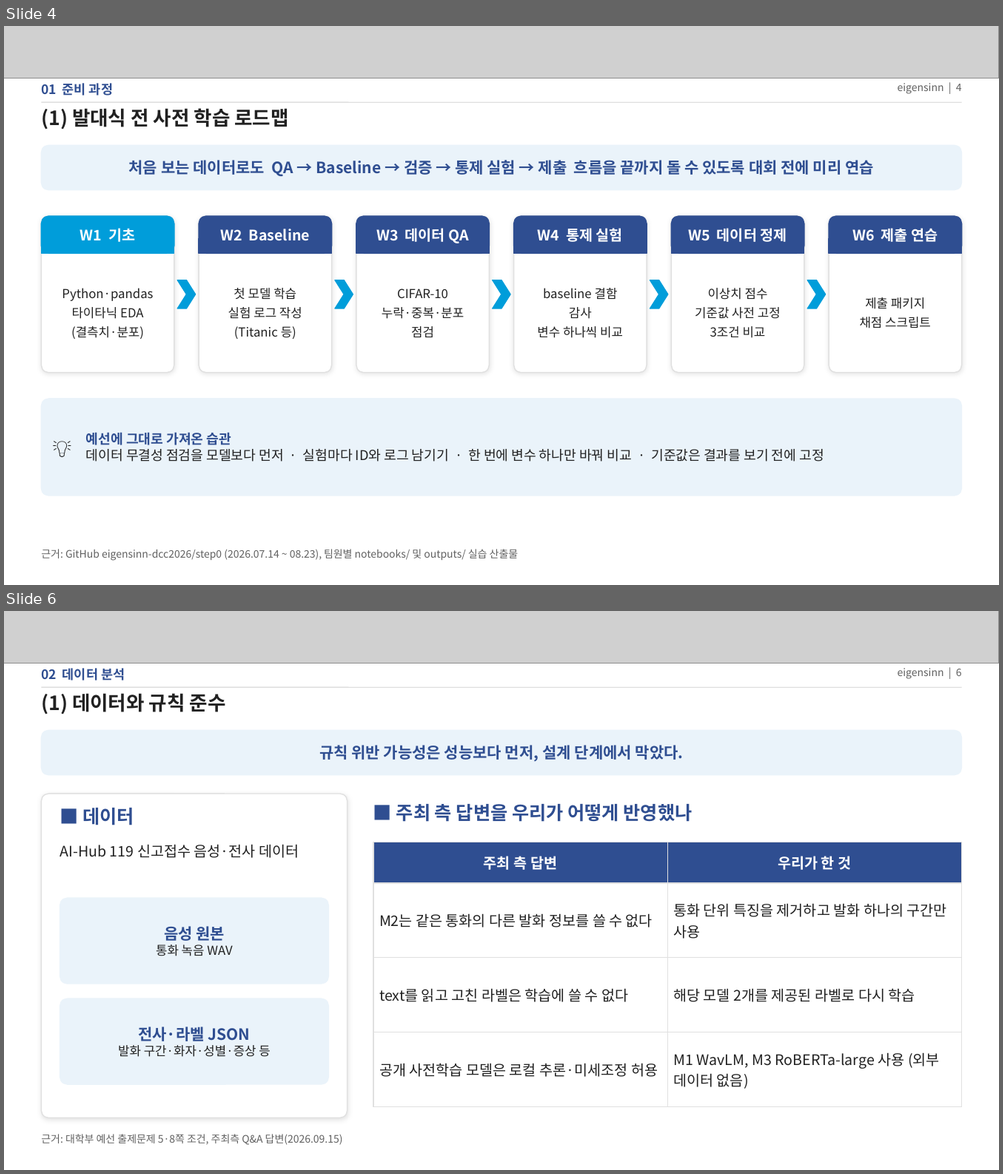
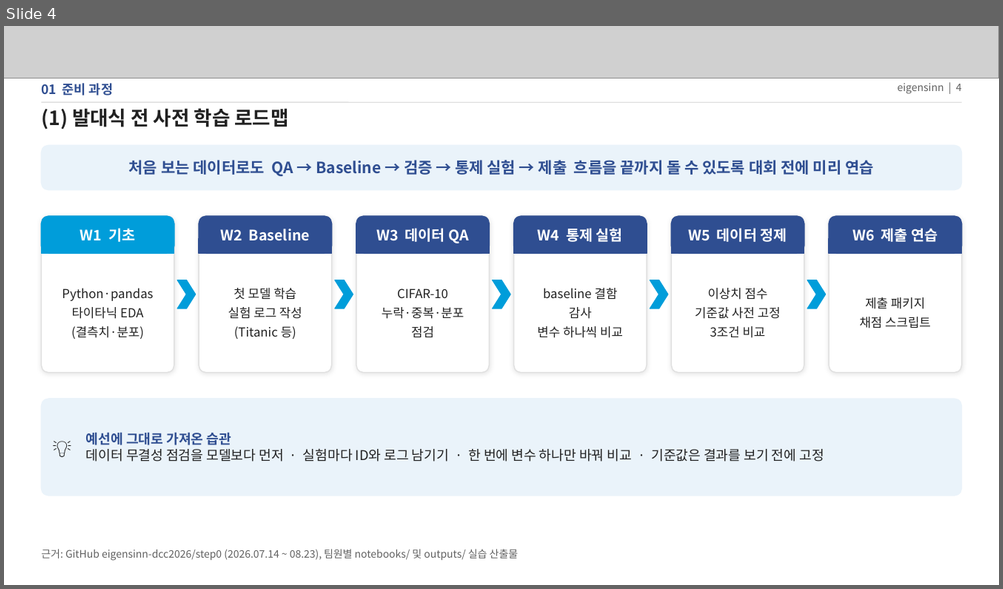
Before and after one commit to eigensinn-dcc2026/prelim, a slide deck: ppt/DCC2026_예선_결과정리.pptx. Shown one above the other, each under a label of ours: slides 4 and 6 before the commit, slide 4 after it; the slides between them are not shown. The pictures are 1003x1174 and 1003x589 pixels, drawn with LibreOffice and Linux fonts; fonts in the diff are those of the drawing; grey boxes stand for pictures. Boxes give left, top, right and bottom in pixels: in the first picture for what was removed or moved away, otherwise in the second. Text is boxed around its words. In the diff, an @@ line names an element or a change of style, - is before the commit and + after.

```diff
--- a/ppt/DCC2026_예선_결과정리.pptx
+++ b/ppt/DCC2026_예선_결과정리.pptx
@@ slide 6 removed at <box>4,611,999,1170</box>, background #FFFFFF @@
@@ picture removed at <box>4,611,999,664</box> @@
@@ text removed at <box>41,668,125,681</box> @@
-02 데이터 분석
@@ text removed at <box>897,668,962,679</box> @@
-eigensinn | 6
@@ line removed from (41, 687) to (962, 687) @@
@@ text removed at <box>41,693,226,715</box> @@
-(1) 데이터와 규칙 준수
@@ rounded rectangle removed at <box>41,730,962,775</box> @@
@@ text removed at <box>319,745,683,761</box> @@
-규칙 위반 가능성은 성능보다 먼저, 설계 단계에서 막았다.
@@ rounded rectangle removed at <box>41,794,347,1119</box> @@
@@ text removed at <box>82,808,134,826</box> @@
-■ 데이터
@@ text removed at <box>396,804,692,822</box> @@
-■ 주최 측 답변을 우리가 어떻게 반영했나
@@ text removed at <box>60,844,299,858</box> @@
-AI-Hub 119 신고접수 음성·전사 데이터
@@ table removed at <box>373,843,962,1092</box>, 4 rows, 2 columns @@
-주최 측 답변 | 우리가 한 것
-M2는 같은 통화의 다른 발화 정보를 쓸 수 없다 | 통화 단위 특징을 제거하고 발화 하나의 구간만 사용
-text를 읽고 고친 라벨은 학습에 쓸 수 없다 | 해당 모델 2개를 제공된 라벨로 다시 학습
-공개 사전학습 모델은 로컬 추론·미세조정 허용 | M1 WavLM, M3 RoBERTa-large 사용 (외부 데이터 없음)
@@ rounded rectangle removed at <box>60,898,329,984</box> @@
@@ text removed at <box>156,926,232,957</box> @@
-음성 원본
-통화 녹음 WAV
@@ rounded rectangle removed at <box>60,999,329,1085</box> @@
@@ text removed at <box>118,1027,270,1057</box> @@
-전사·라벨 JSON
-발화 구간·화자·성별·증상 등
@@ text removed at <box>41,1134,343,1145</box> @@
-근거: 대학부 예선 출제문제 5·8쪽 조건, 주최측 Q&A 답변(2026.09.15)
```
Also in this commit, not shown: 17 slides changed, 1 other file.
